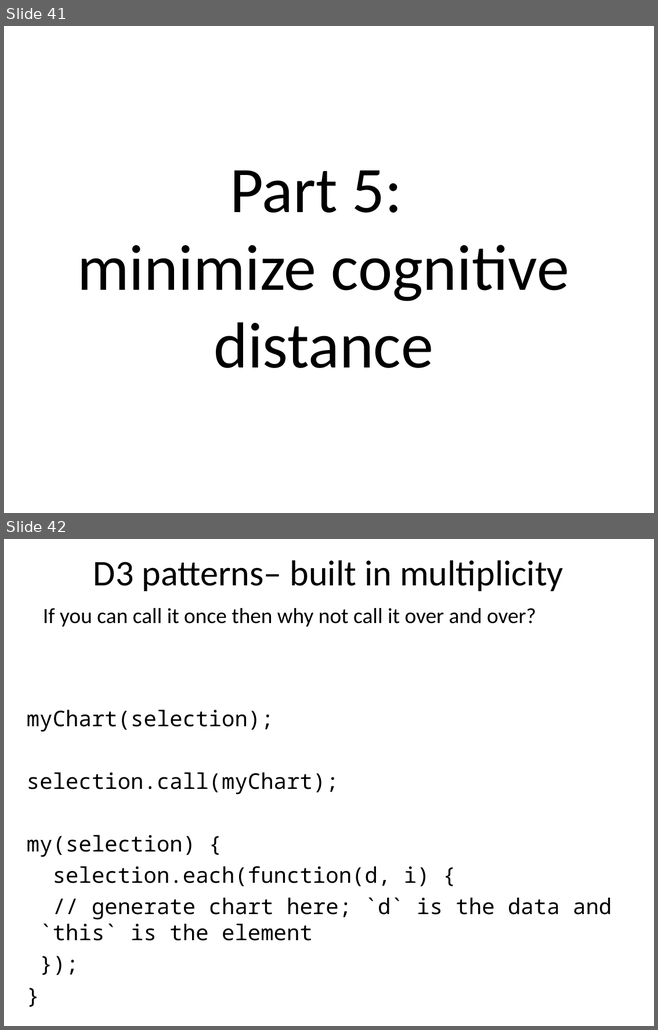
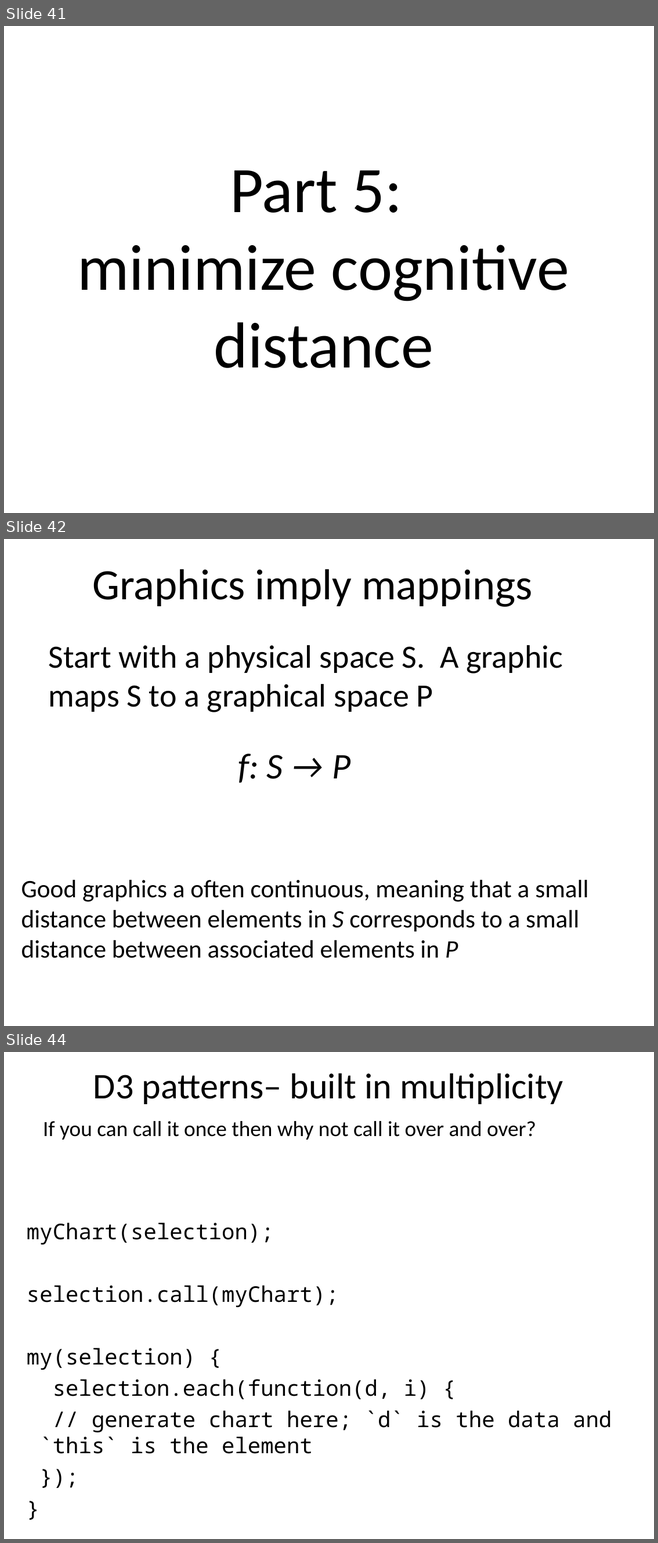
Before and after one commit to benralexander/lv, a slide deck: myD3_latest_c.ppt. Shown one above the other, each under a label of ours: slides 41 and 42 before the commit, slides 41, 42 and 44 after it; the slides between them are not shown. The pictures are 658x1030 and 658x1543 pixels, drawn with LibreOffice and Linux fonts; fonts in the diff are those of the drawing. Boxes give left, top, right and bottom in pixels: in the first picture for what was removed or moved away, otherwise in the second. Text is boxed around its words. In the diff, an @@ line names an element or a change of style, - is before the commit and + after.

```diff
--- a/myD3_latest_c.ppt
+++ b/myD3_latest_c.ppt
@@ slide 42 added at (4, 539, 654, 1026), background #FFFFFF @@
@@ title added at (92, 569, 532, 607), 48 pt, text #000000 @@
+Graphics imply mappings
@@ text added at (48, 645, 563, 712), 36 pt, text #000000 @@
+Start with a physical space S. A graphic maps S to a graphical space P
@@ text added at (238, 754, 350, 783), 40 pt, text #000000, italic @@
+f: S → P
@@ text added at (21, 880, 588, 958), 27.9 pt, text #000000 @@
+Good graphics a often continuous, meaning that a small distance between elements in S corresponds to a small distance between associated elements in P
@@ what was slide 42 is now slide 44 @@
```
Also in this commit, not shown: 1 other slide added, 2 other files.
